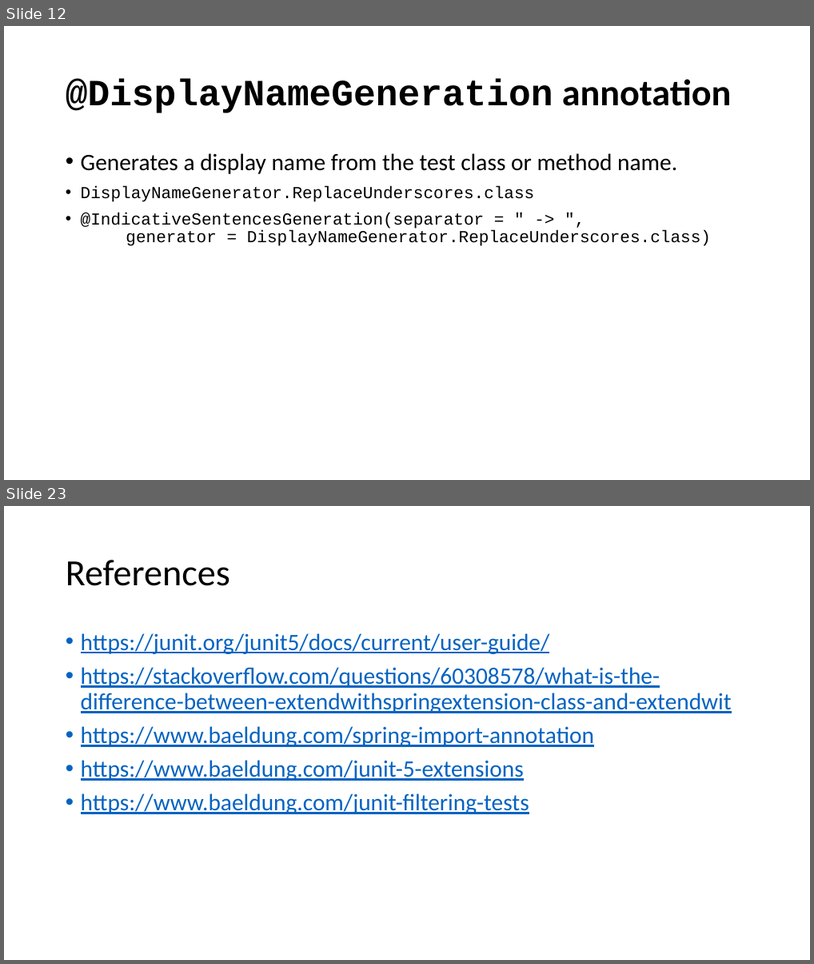
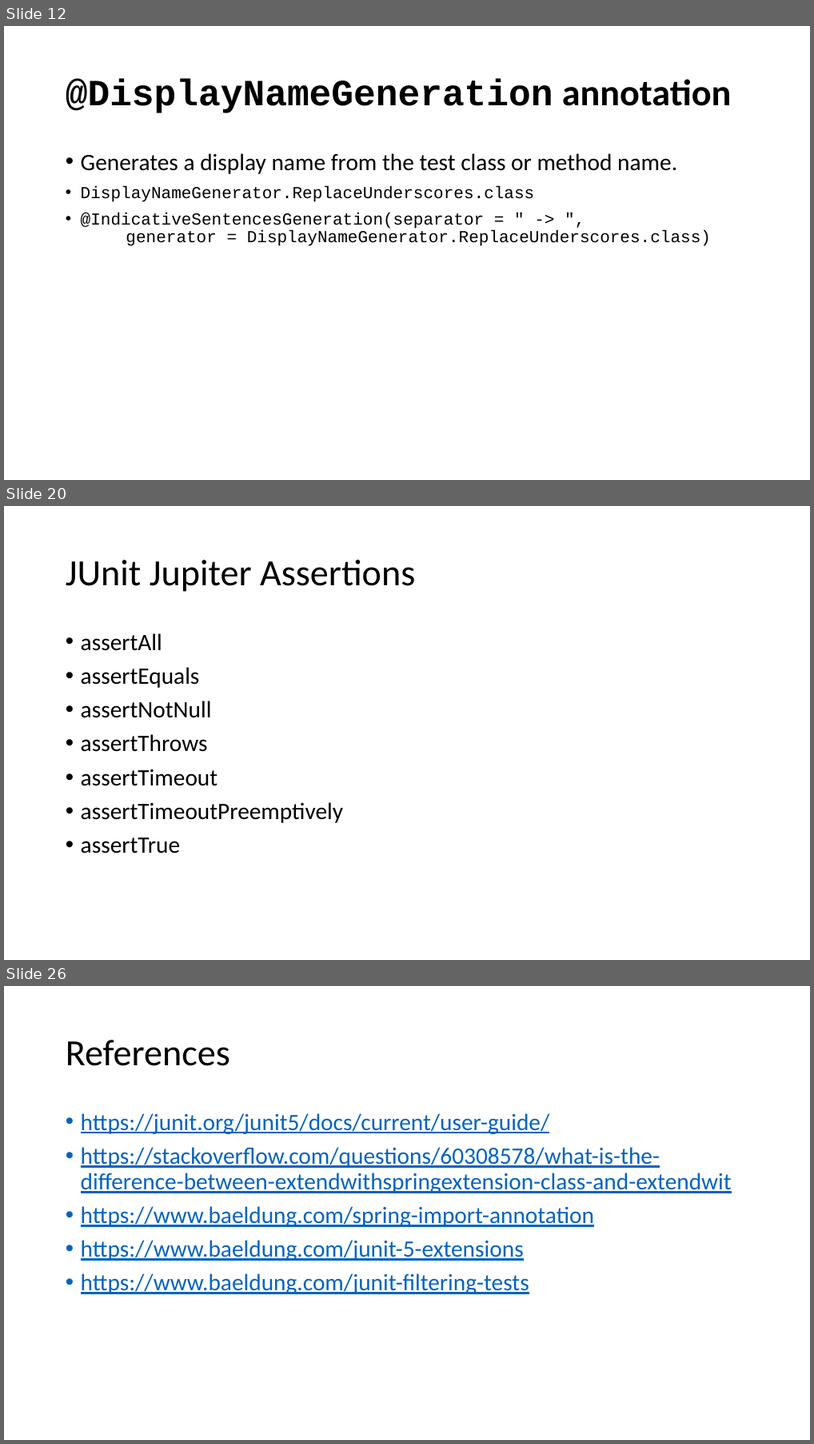
Before and after one commit to cebartling/test-driven, a slide deck: presentations/Introduction to JUnit 5.pptx. Shown one above the other, each under a label of ours: slides 12 and 23 before the commit, slides 12, 20 and 26 after it; the slides between them are not shown. The pictures are 814x964 and 814x1444 pixels, drawn with LibreOffice and Linux fonts; fonts in the diff are those of the drawing. Boxes give left, top, right and bottom in pixels: in the first picture for what was removed or moved away, otherwise in the second. Text is boxed around its words. In the diff, an @@ line names an element or a change of style, - is before the commit and + after.

Commit message:
assertAll examples

```diff
--- a/presentations/Introduction to JUnit 5.pptx
+++ b/presentations/Introduction to JUnit 5.pptx
@@ slide 20 added at [4, 506, 810, 960], background #FFFFFF @@
@@ title added at [66, 560, 415, 592], 44 pt, text #000000 @@
+JUnit Jupiter Assertions
@@ text added at [81, 633, 343, 853], 28 pt, text #000000 @@
+• assertAll
+• assertEquals
+• assertNotNull
+• assertThrows
+• assertTimeout
+• assertTimeoutPreemptively
+• assertTrue
@@ what was slide 23 is now slide 26 @@
```
Also in this commit, not shown: 7 slides changed, 3 other slides added, 1 slide removed, 5 other files.
